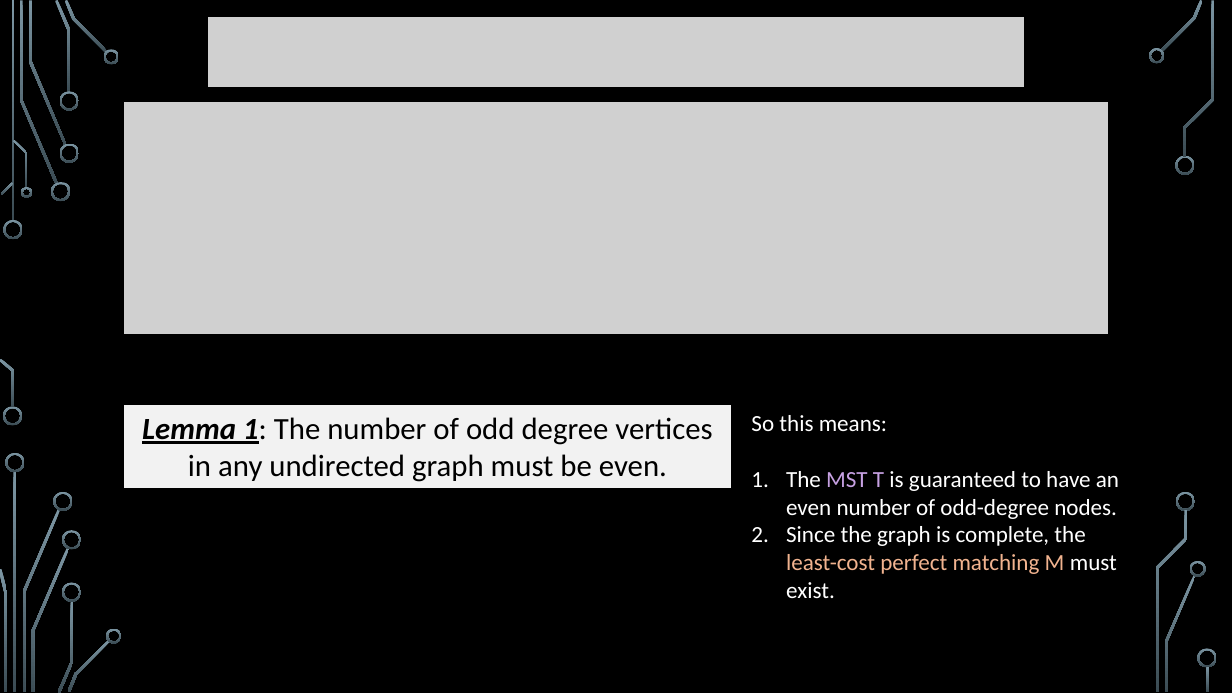
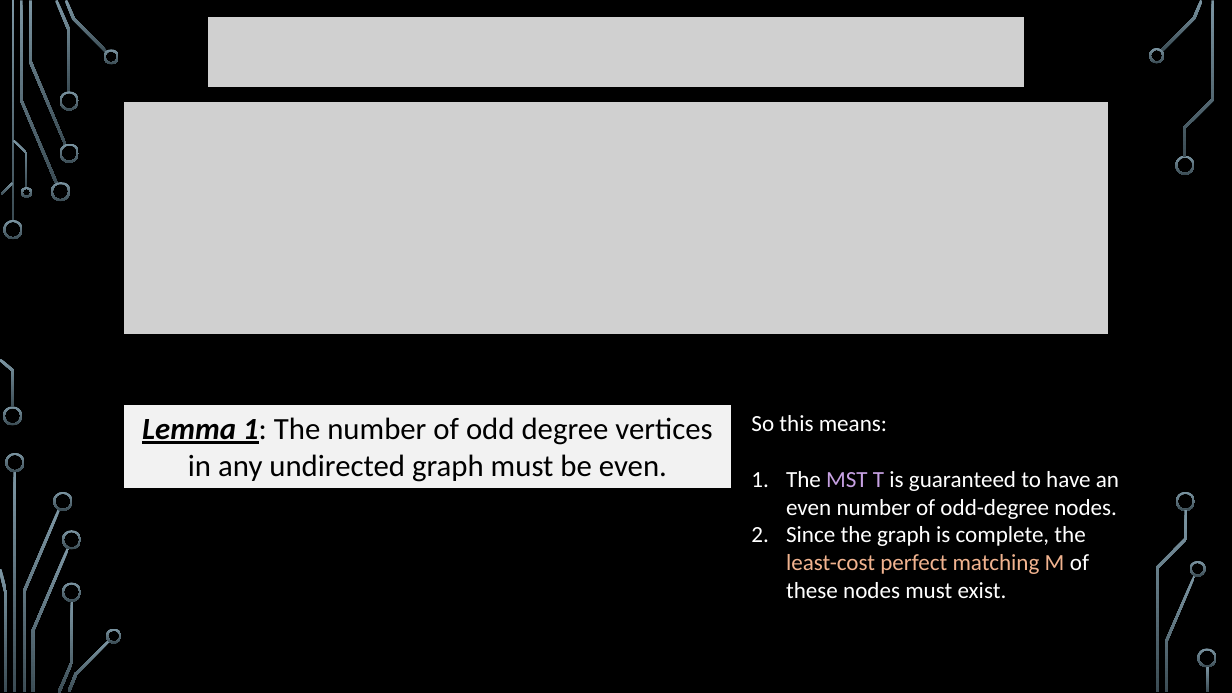
Before and after one commit to markfloryan/advAlgo, a slide deck: slide 37 of slides/Approx-01-Intro.pptx. Drawn at 1232x693 pixels with LibreOffice and Linux fonts; fonts in the diff are those of the drawing; grey boxes stand for pictures; background and template pictures are left out. Boxes give left, top, right and bottom in pixels: in the first picture for what was removed or moved away, otherwise in the second. Text is boxed around its words. In the diff, an @@ line names an element or a change of style, - is before the commit and + after.

```diff
--- a/slides/Approx-01-Intro.pptx
+++ b/slides/Approx-01-Intro.pptx
@@ text at (786,526,1089,598): text changed @@
-2. Since the graph is complete, the least-cost perfect matching M must exist.
+2. Since the graph is complete, the least-cost perfect matching M of these nodes must exist.
```
Also in this commit, not shown: 3 other slides changed, 10 slides added, 1 slide removed, 1 other file.
